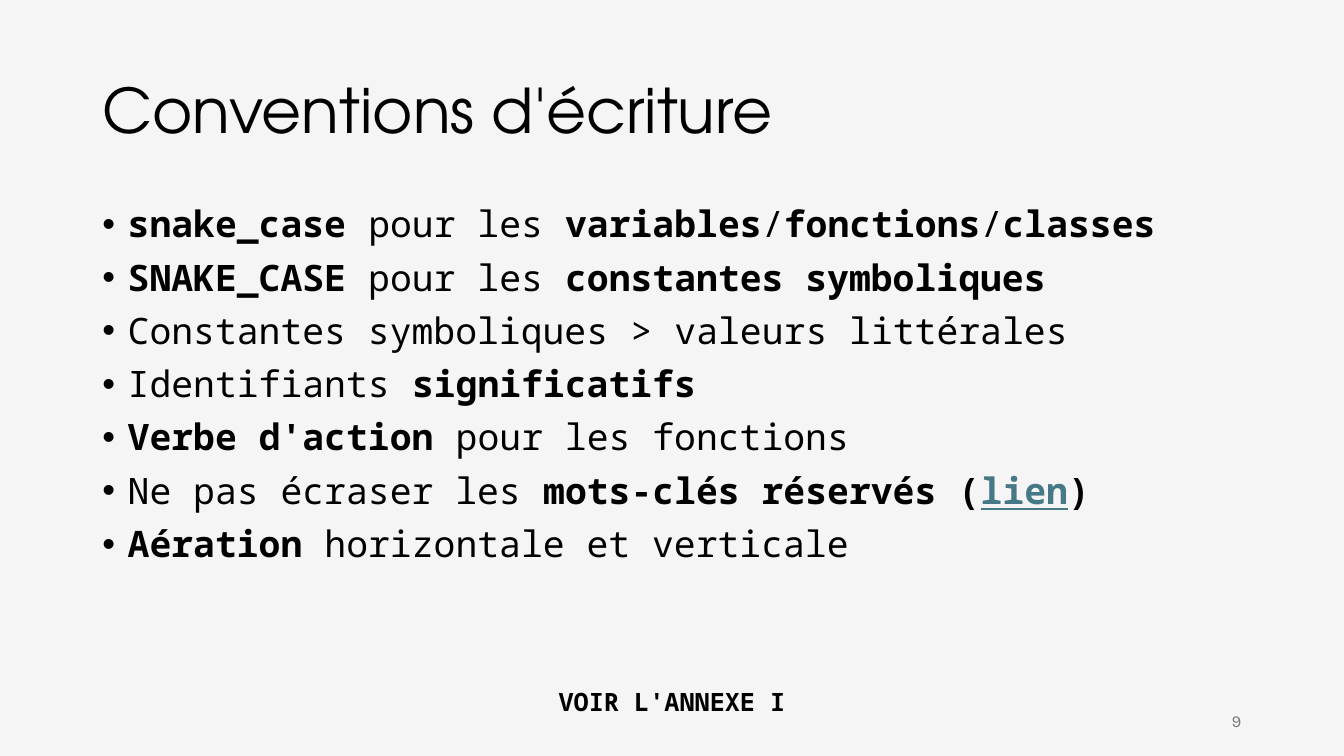
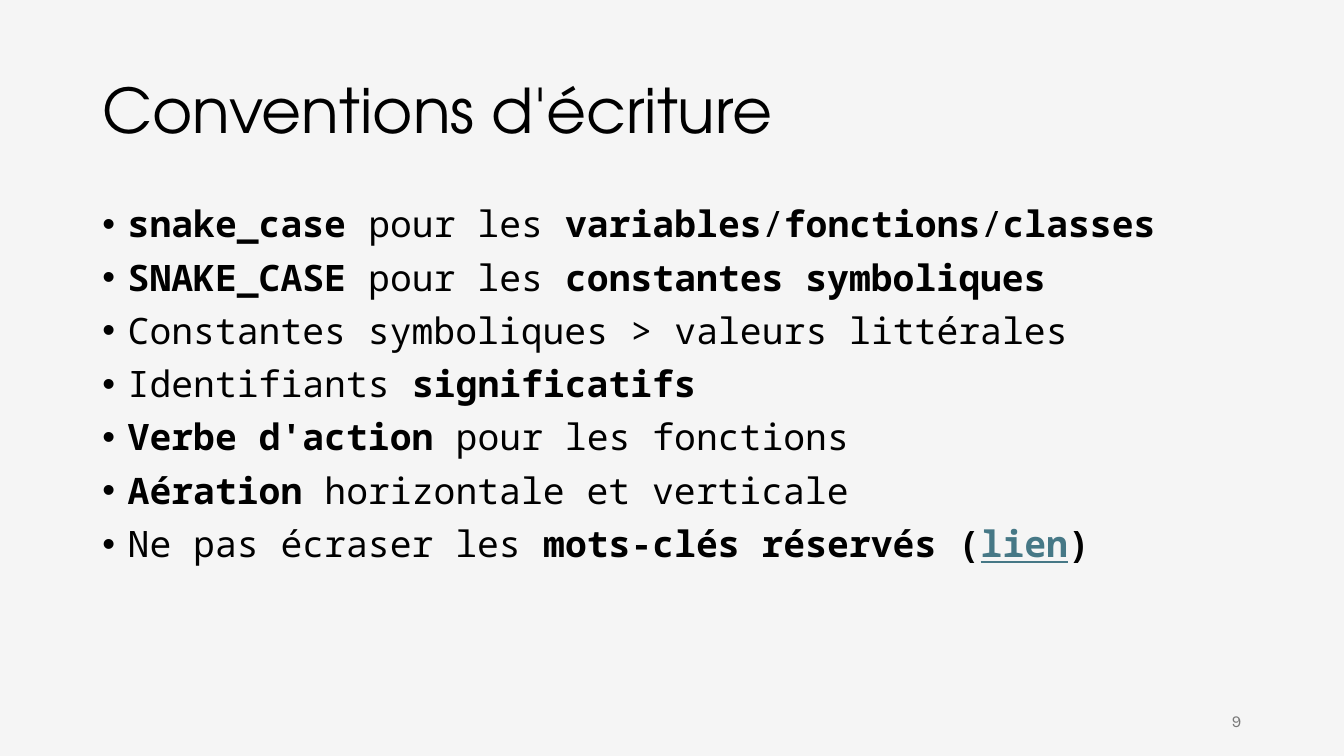
Before and after one commit to iannickgagnon/sagedays_iannick_2026, a slide deck: slide 9 of python_1/presentation_python_1.pptx. Drawn at 1344x756 pixels with LibreOffice and Linux fonts; fonts in the diff are those of the drawing. Boxes give left, top, right and bottom in pixels: in the first picture for what was removed or moved away, otherwise in the second. Text is boxed around its words. In the diff, an @@ line names an element or a change of style, - is before the commit and + after.

```diff
--- a/python_1/presentation_python_1.pptx
+++ b/python_1/presentation_python_1.pptx
@@ text at (128, 475, 849, 505): paragraph added @@
+• Aération horizontale et verticale
@@ text at (128, 528, 849, 558): paragraph removed @@
-• Aération horizontale et verticale
@@ text removed at (559, 692, 785, 712) @@
-VOIR L'ANNEXE I
```
Also in this commit, not shown: 2 other slides changed.
